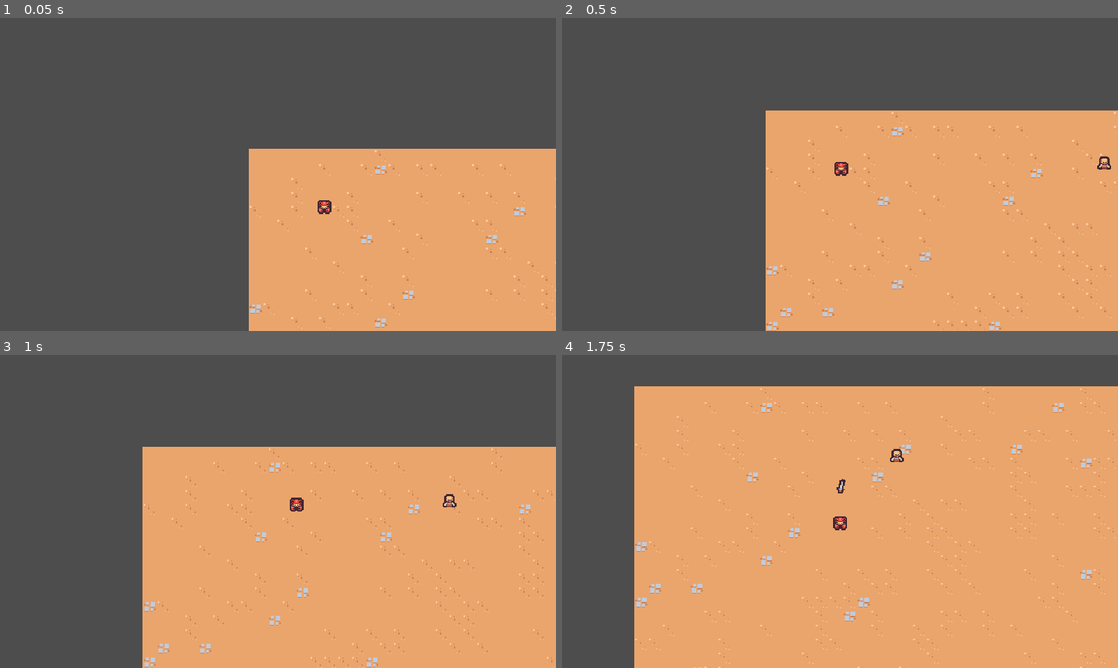
Above: before the commit, frames 1-4 (two rows, left to right).
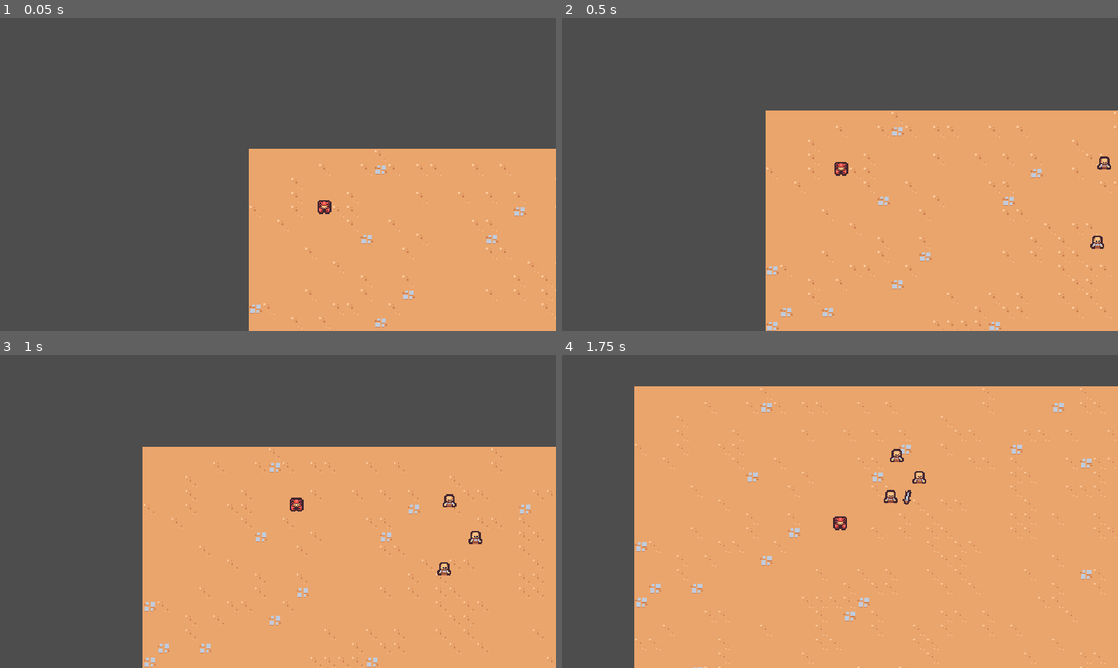
Above: after the commit, the same moments.

Repository: Dommss/2DSurvivorsCourse
Game: Godot game, scene res://scenes/main/main.tscn
The game is run twice, just before and just after one commit, with the same random seed, the same clock (stepped at 60 frames per second) and the same inputs.
Inputs:
- Up to frame 1 (0.05 s): no input
- Up to frame 2 (0.5 s): no input
- Up to frame 3 (1 s): hold D (move_right) from 0.53 s (still down)
- Up to frame 4 (1.75 s): release D (move_right) at 1.28 s; hold S (move_down) from 1.28 s (still down)

Frame 1 is identical in both runs. In frame 2, less than 0.1% of the frame differs, in the area x 95-98%, y 69-74%; in frame 3, 0.2%; in frame 4, 0.3%, in the area x 49-66%, y 37-48%.

Commit message:
instantiating the sword at the closest enemy

Diff:
--- a/scenes/ability/sword_ability_controller/sword_ability_controller.gd
+++ b/scenes/ability/sword_ability_controller/sword_ability_controller.gd
@@ -1,4 +1,6 @@
 extends Node
+
+const MAX_RANGE = 150
 
 @export var sword_ability: PackedScene
 
@@ -11,6 +13,19 @@
 	if player == null:
 		return
 
+	var enemies = get_tree().get_nodes_in_group("enemy")
+	enemies = enemies.filter(func(enemy: Node2D):
+		return enemy.global_position.distance_squared_to(player.global_position) < pow(MAX_RANGE, 2))
+
+	if enemies.size() == 0:
+		return
+
+	enemies.sort_custom(func(a: Node2D, b: Node2D):
+		var a_distance = a.global_position.distance_squared_to(player.global_position)
+		var b_distance = b.global_position.distance_squared_to(player.global_position)
+		return a_distance < b_distance
+	)
+
 	var sword_instance = sword_ability.instantiate() as Node2D
 	player.get_parent().add_child(sword_instance)
-	sword_instance.global_position = player.global_position
+	sword_instance.global_position = enemies[0].global_position
--- a/scenes/basic_enemy/basic_enemy.tscn
+++ b/scenes/basic_enemy/basic_enemy.tscn
@@ -6,7 +6,7 @@
 [sub_resource type="CircleShape2D" id="CircleShape2D_gwqmh"]
 radius = 7.0
 
-[node name="BasicEnemy" type="CharacterBody2D"]
+[node name="BasicEnemy" type="CharacterBody2D" groups=["enemy"]]
 collision_layer = 0
 script = ExtResource("1_4ohv3")
 
--- a/scenes/main/main.tscn
+++ b/scenes/main/main.tscn
@@ -19,3 +19,9 @@
 
 [node name="BasicEnemy" parent="." instance=ExtResource("4_7qm23")]
 position = Vector2(428, 68)
+
+[node name="BasicEnemy2" parent="." instance=ExtResource("4_7qm23")]
+position = Vector2(418, 170)
+
+[node name="BasicEnemy3" parent="." instance=ExtResource("4_7qm23")]
+position = Vector2(457, 122)
